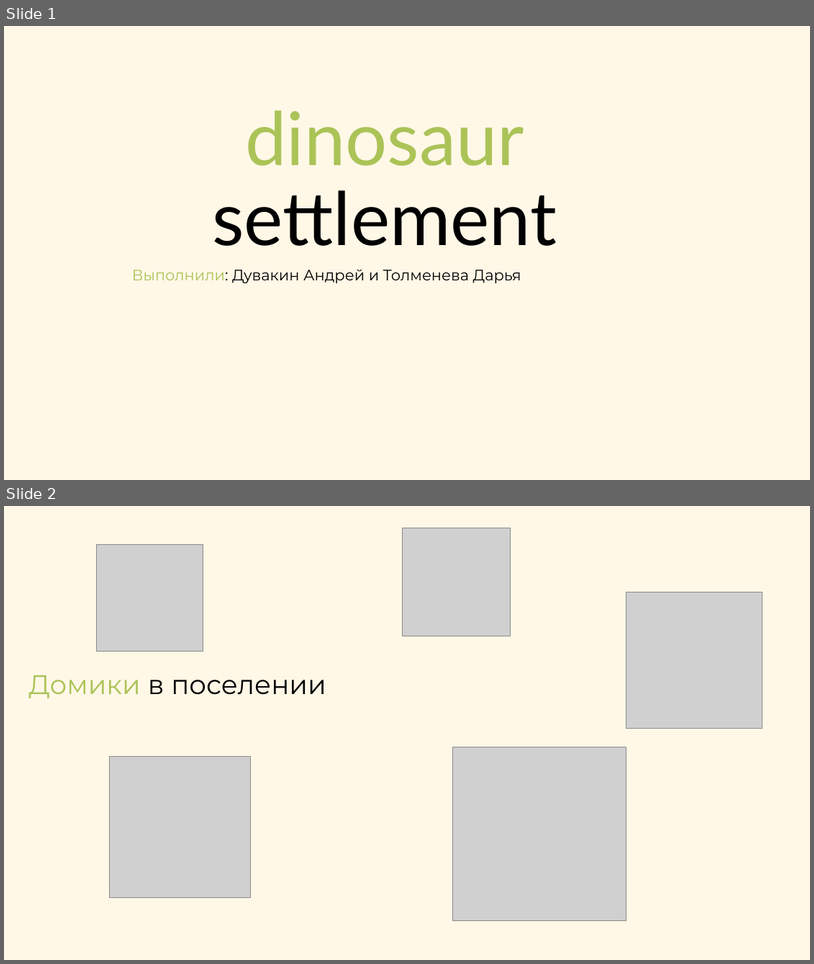
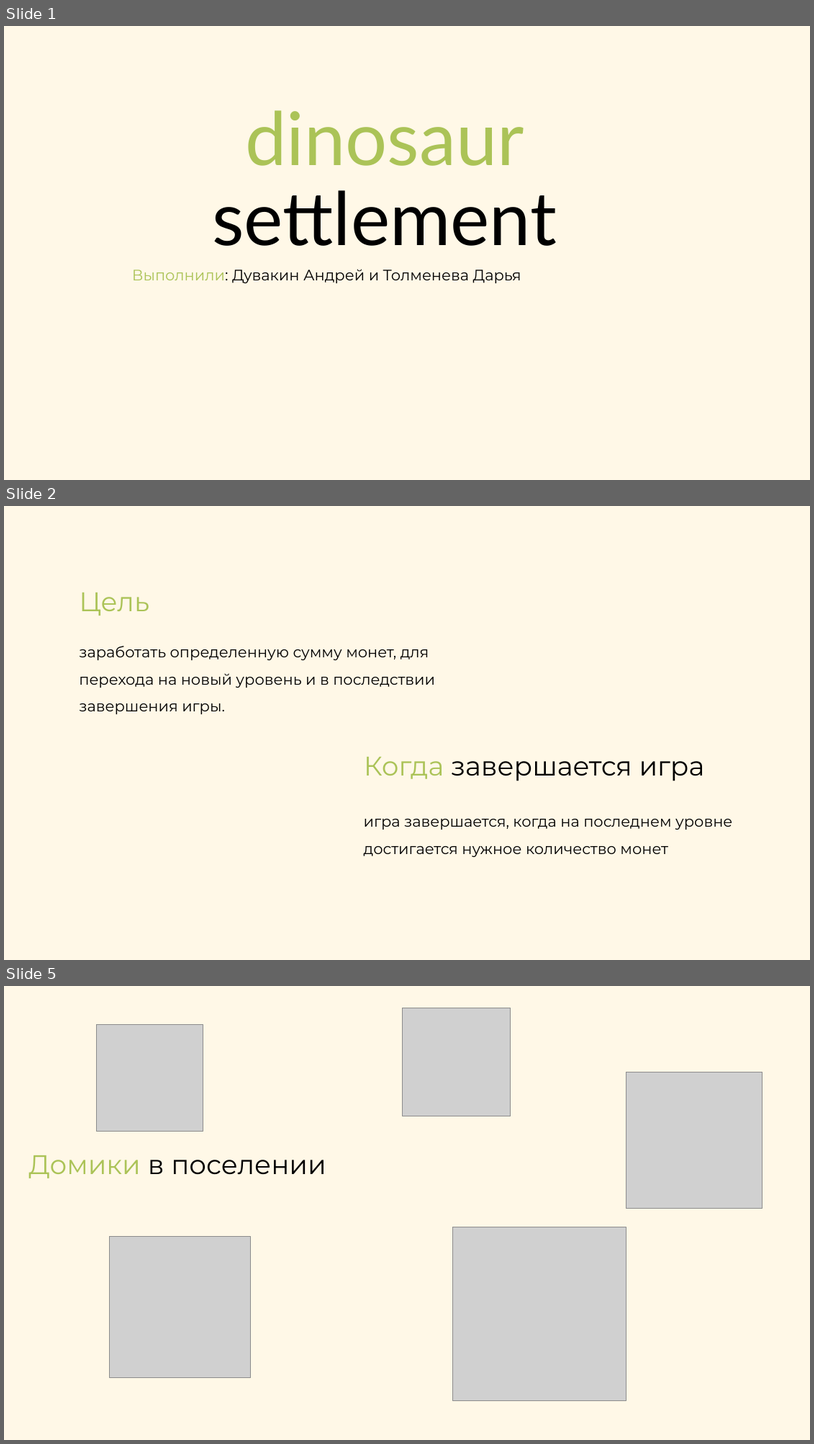
Before and after one commit to AndreiDuvakin/PyGame-Project, a slide deck: data/documents/Презентация.pptx. Shown one above the other, each under a label of ours: slides 1 and 2 before the commit, slides 1, 2 and 5 after it; the slides between them are not shown. The pictures are 814x964 and 814x1444 pixels, drawn with LibreOffice and Linux fonts; fonts in the diff are those of the drawing; grey boxes stand for pictures. Boxes give left, top, right and bottom in pixels: in the first picture for what was removed or moved away, otherwise in the second. Text is boxed around its words. In the diff, an @@ line names an element or a change of style, - is before the commit and + after.

```diff
--- a/data/documents/Презентация.pptx
+++ b/data/documents/Презентация.pptx
@@ slide 2 added at (4,506,810,960), background #FFF8E7 @@
@@ title added at (79,592,149,615), 32 pt, text #ABC357 @@
+Цель
@@ text added at (79,646,435,714), 18 pt, text #000000 @@
+заработать определенную сумму монет, для перехода на новый уровень и в последствии завершения игры.
@@ text added at (364,757,705,781), 32 pt, text #000000 @@
+Когда завершается игра
@@ text added at (364,818,733,857), 18 pt, text #000000 @@
+игра завершается, когда на последнем уровне достигается нужное количество монет
@@ what was slide 2 is now slide 5 @@
```
Also in this commit, not shown: 3 slides changed, 3 other slides added, 1 slide removed.
